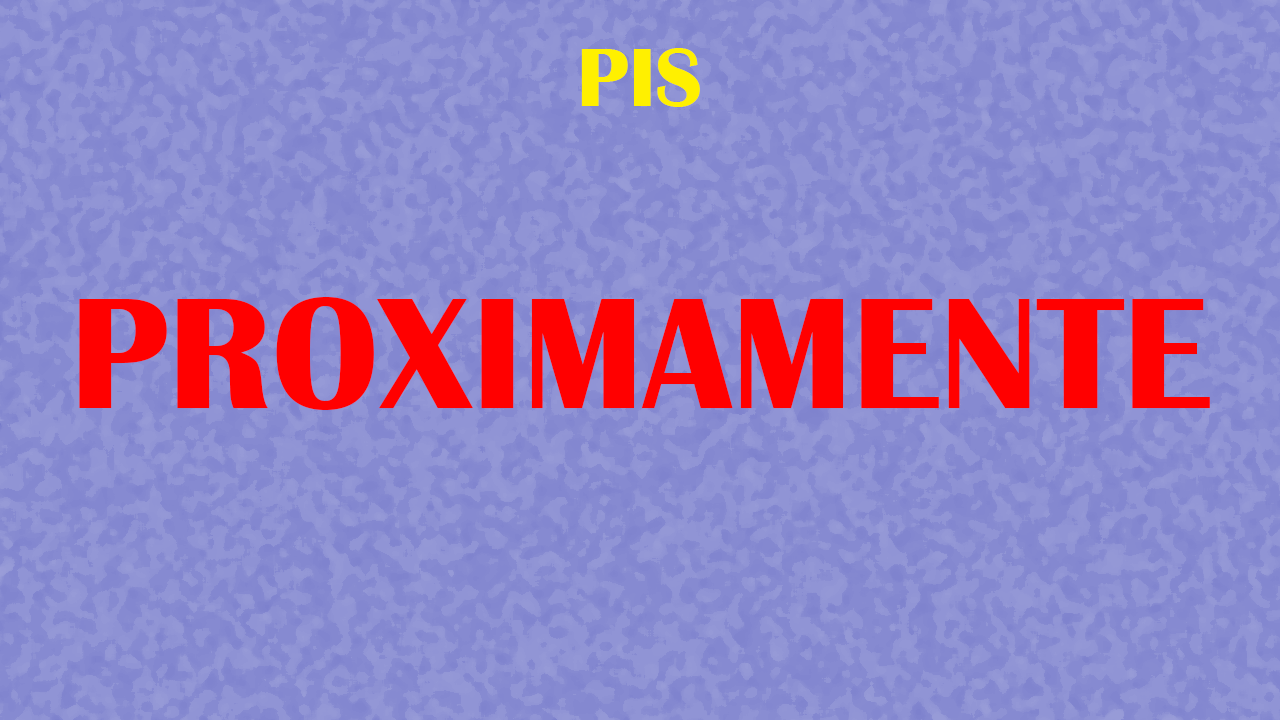
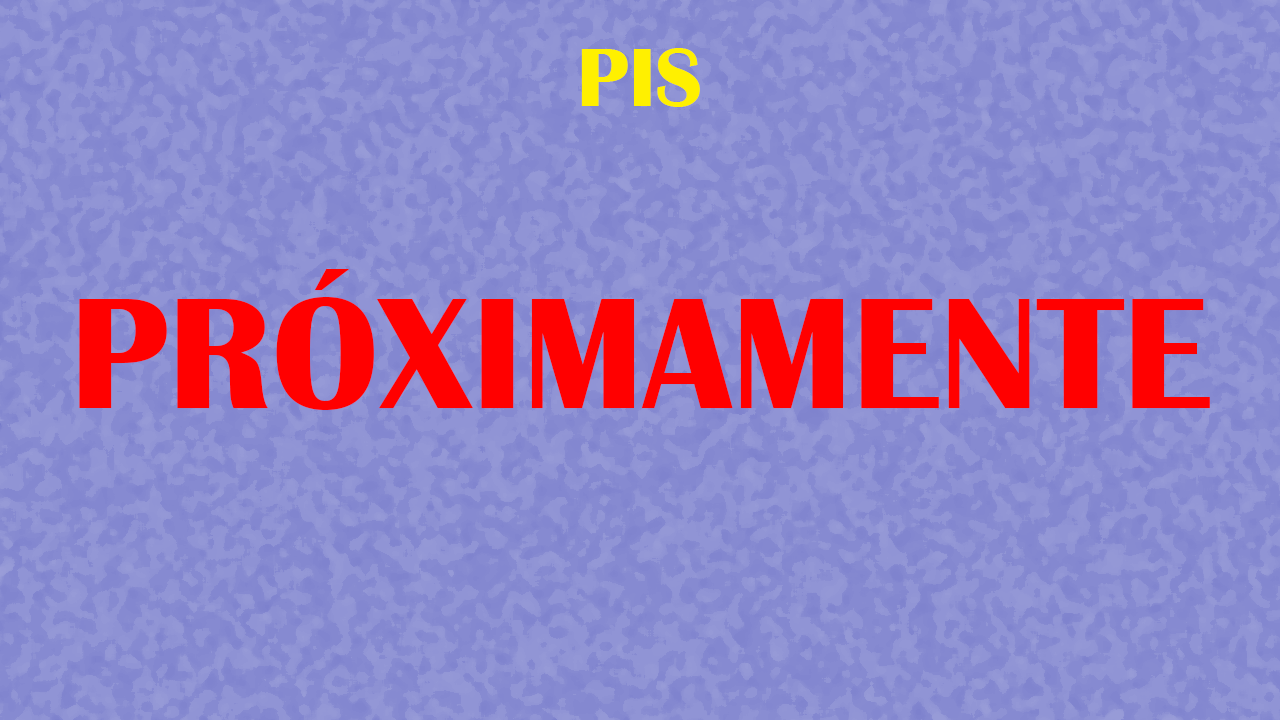
Layers edited between the first and the second 1280 x 720 image:
renamed "PROXIMAMENTE" to "PRÓXIMAMENTE", painted on it over [276, 269, 374, 406]
